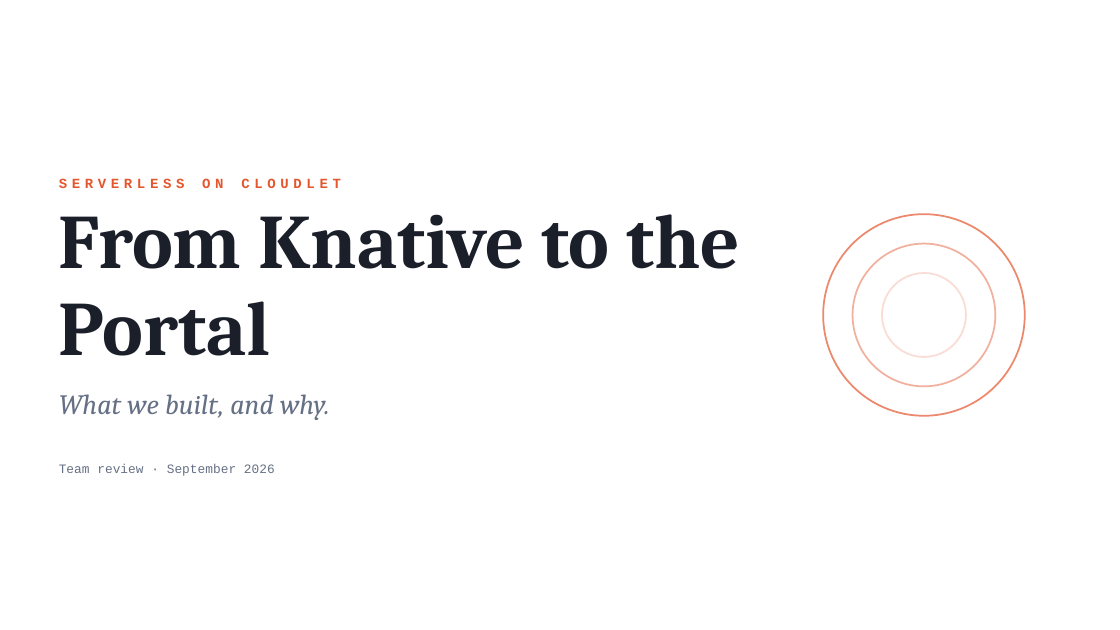
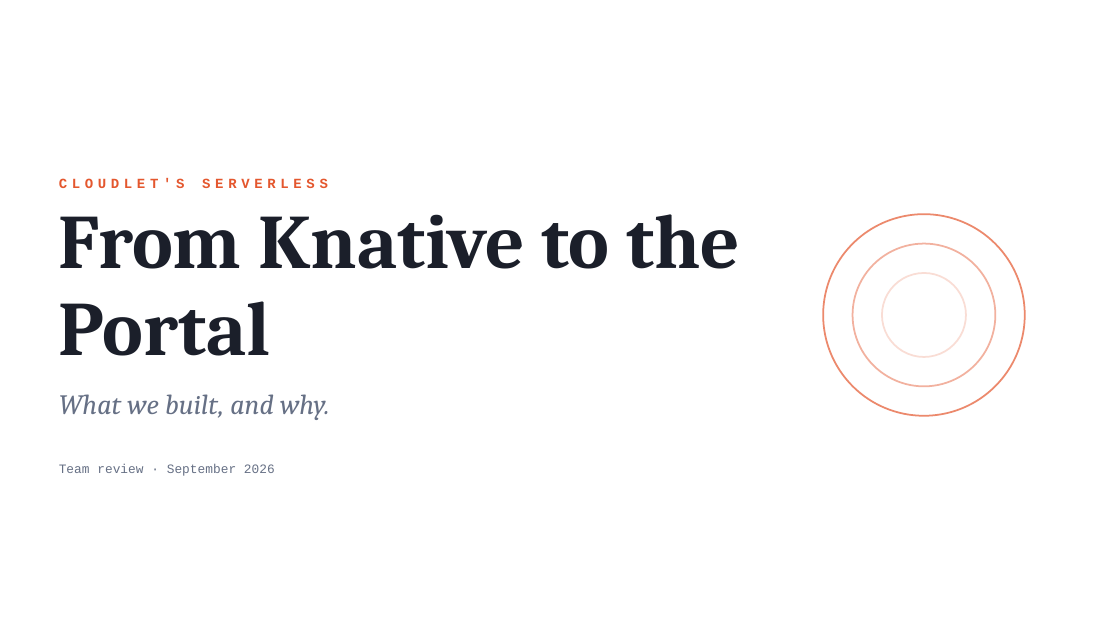
Before and after one commit to black-cloudlet/serverless, a slide deck: slide 1 of docs/presentation/serverless-platform.pptx. Drawn at 1120x630 pixels with LibreOffice and Linux fonts; fonts in the diff are those of the drawing. Boxes give left, top, right and bottom in pixels: in the first picture for what was removed or moved away, otherwise in the second. Text is boxed around its words. In the diff, an @@ line names an element or a change of style, - is before the commit and + after.

```diff
--- a/docs/presentation/serverless-platform.pptx
+++ b/docs/presentation/serverless-platform.pptx
@@ text at box(59, 178, 328, 188): text changed @@
-SERVERLESS ON CLOUDLET
+CLOUDLET'S SERVERLESS
```
Also in this commit, not shown: 21 other slides changed, 5 other files.
